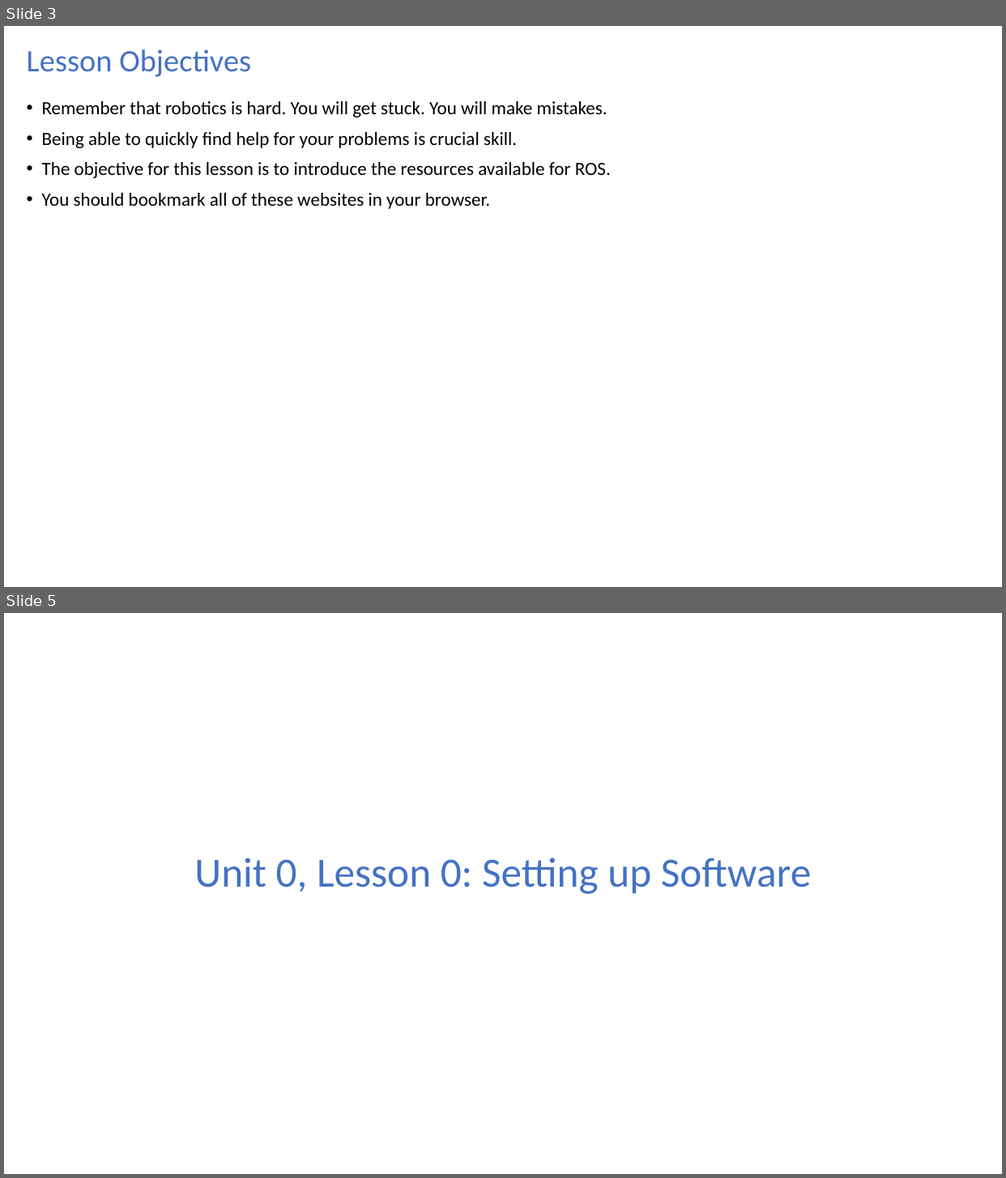
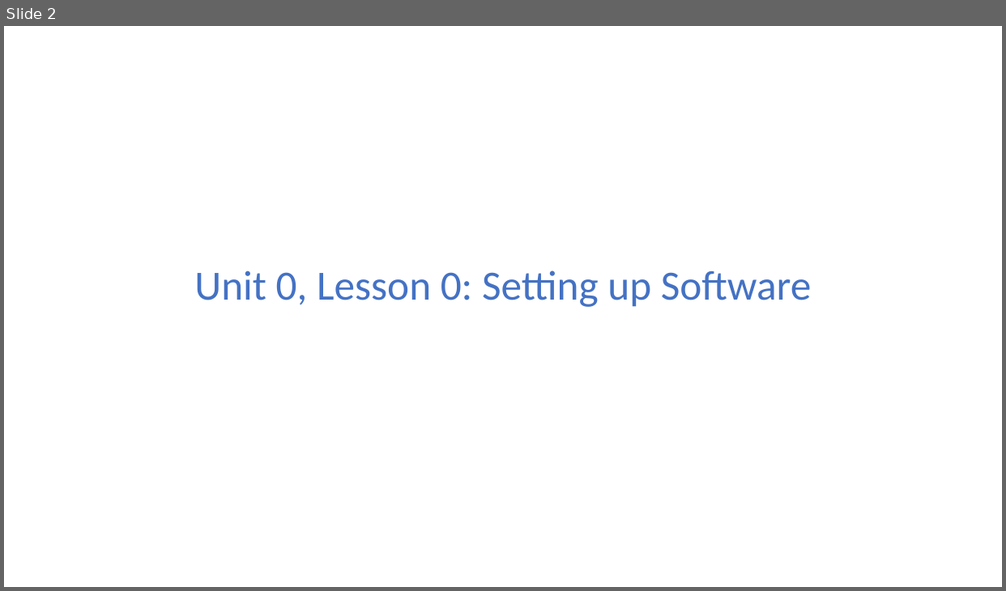
Before and after one commit to turtlebot/TurtleBot4Lessons, a slide deck: units/Unit00-TB4-Introduction/L00-InstallingSoftware/U00-L00-InstallingSoftware.ppt. Shown one above the other, each under a label of ours: slides 3 and 5 before the commit, slide 2 after it; the slides between them are not shown. The pictures are 1006x1178 and 1006x591 pixels, drawn with LibreOffice and Linux fonts; fonts in the diff are those of the drawing. Boxes give left, top, right and bottom in pixels: in the first picture for what was removed or moved away, otherwise in the second. Text is boxed around its words. In the diff, an @@ line names an element or a change of style, - is before the commit and + after.

```diff
--- a/units/Unit00-TB4-Introduction/L00-InstallingSoftware/U00-L00-InstallingSoftware.ppt
+++ b/units/Unit00-TB4-Introduction/L00-InstallingSoftware/U00-L00-InstallingSoftware.ppt
@@ slide 3 removed at (x1=4, y1=26, x2=1002, y2=587), background #FFFFFF @@
@@ title removed at (x1=27, y1=49, x2=251, y2=77) @@
-Lesson Objectives
@@ text removed at (x1=42, y1=101, x2=611, y2=209) @@
-• Remember that robotics is hard. You will get stuck. You will make mistakes.
-• Being able to quickly find help for your problems is crucial skill.
-• The objective for this lesson is to introduce the resources available for ROS.
-• You should bookmark all of these websites in your browser.
@@ what was slide 5 is now slide 2 @@
```
Also in this commit, not shown: 2 slides changed, 2 other slides removed, 7 other files.
